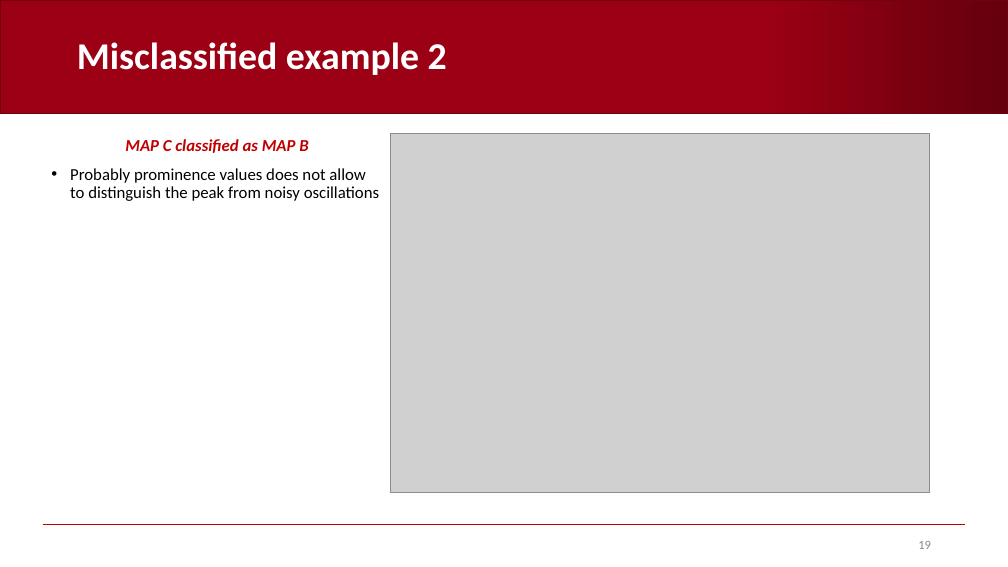
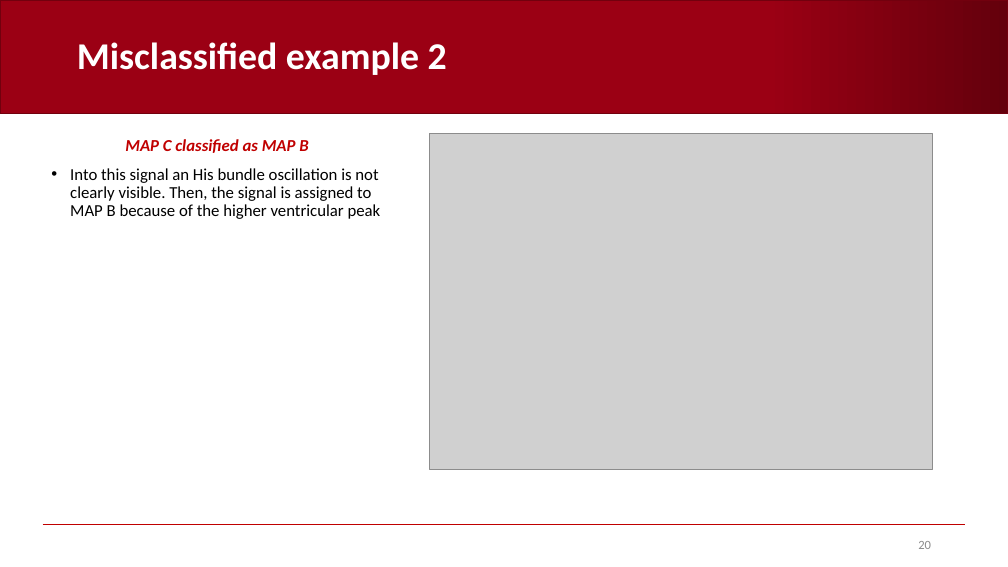
Before and after one commit to AndreaCorrado00/Tesi_magistrale_Corrado_Andrea, a slide deck: slide 20 of Documentation/5. Heuristic classifier strategy B.pptx (slide 19 before the commit). Drawn at 1008x567 pixels with LibreOffice and Linux fonts; fonts in the diff are those of the drawing; grey boxes stand for pictures; background and template pictures are left out. Boxes give left, top, right and bottom in pixels: in the first picture for what was removed or moved away, otherwise in the second. Text is boxed around its words. In the diff, an @@ line names an element or a change of style, - is before the commit and + after.

```diff
--- a/Documentation/5. Heuristic classifier strategy B.pptx
+++ b/Documentation/5. Heuristic classifier strategy B.pptx
@@ picture: place and size @@
-picture at [391,134,929,493]
+picture at [430,134,933,470]
@@ text at [70,168,381,219]: text changed @@
-• Probably prominence values does not allow to distinguish the peak from noisy oscillations
+• Into this signal an His bundle oscillation is not clearly visible. Then, the signal is assigned to MAP B because of the higher ventricular peak
@@ page number at [918,541,931,549]: text changed @@
-19
+20
```
Also in this commit, not shown: 12 other slides changed, 2 slides added, 1 slide removed, 10 other files.
